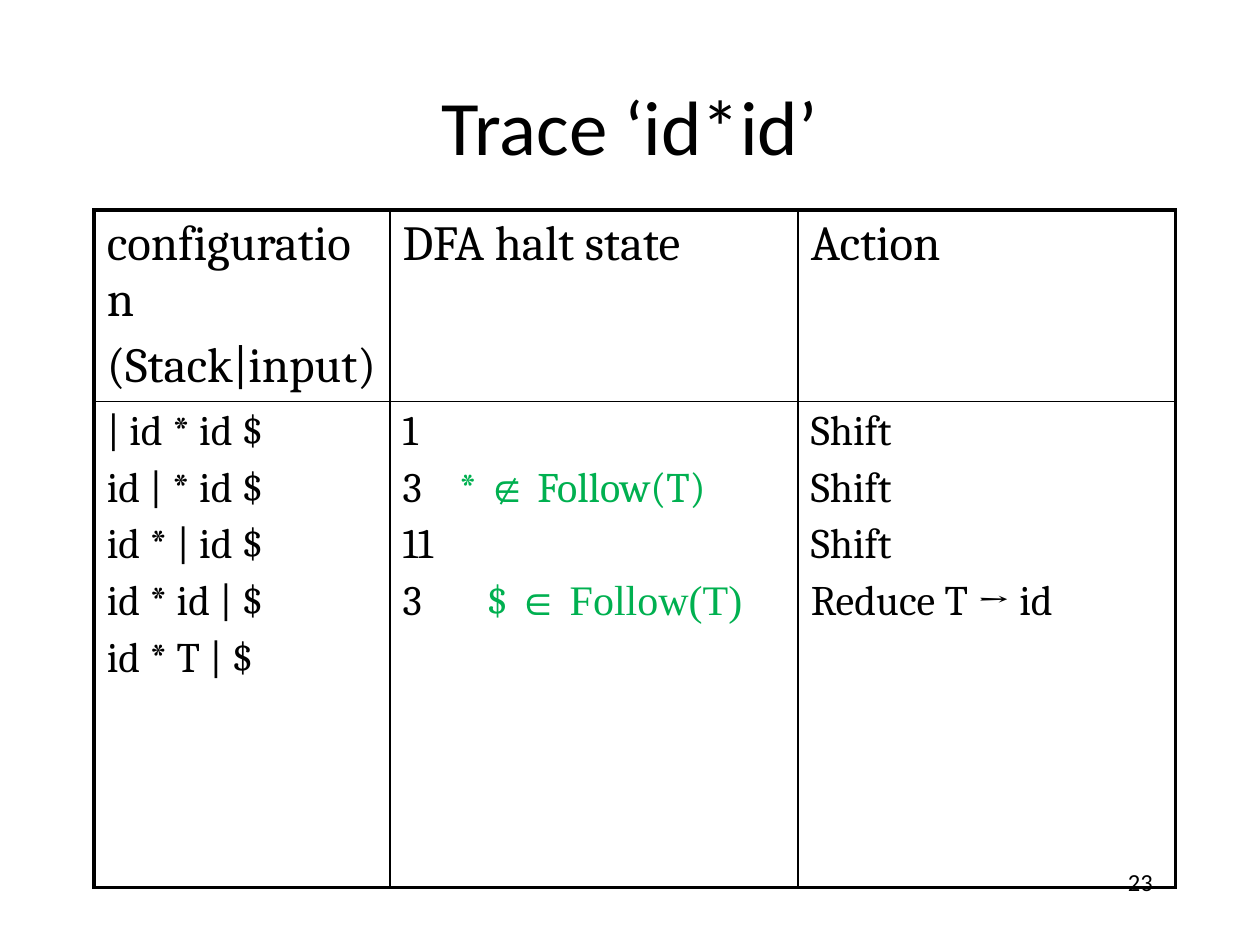
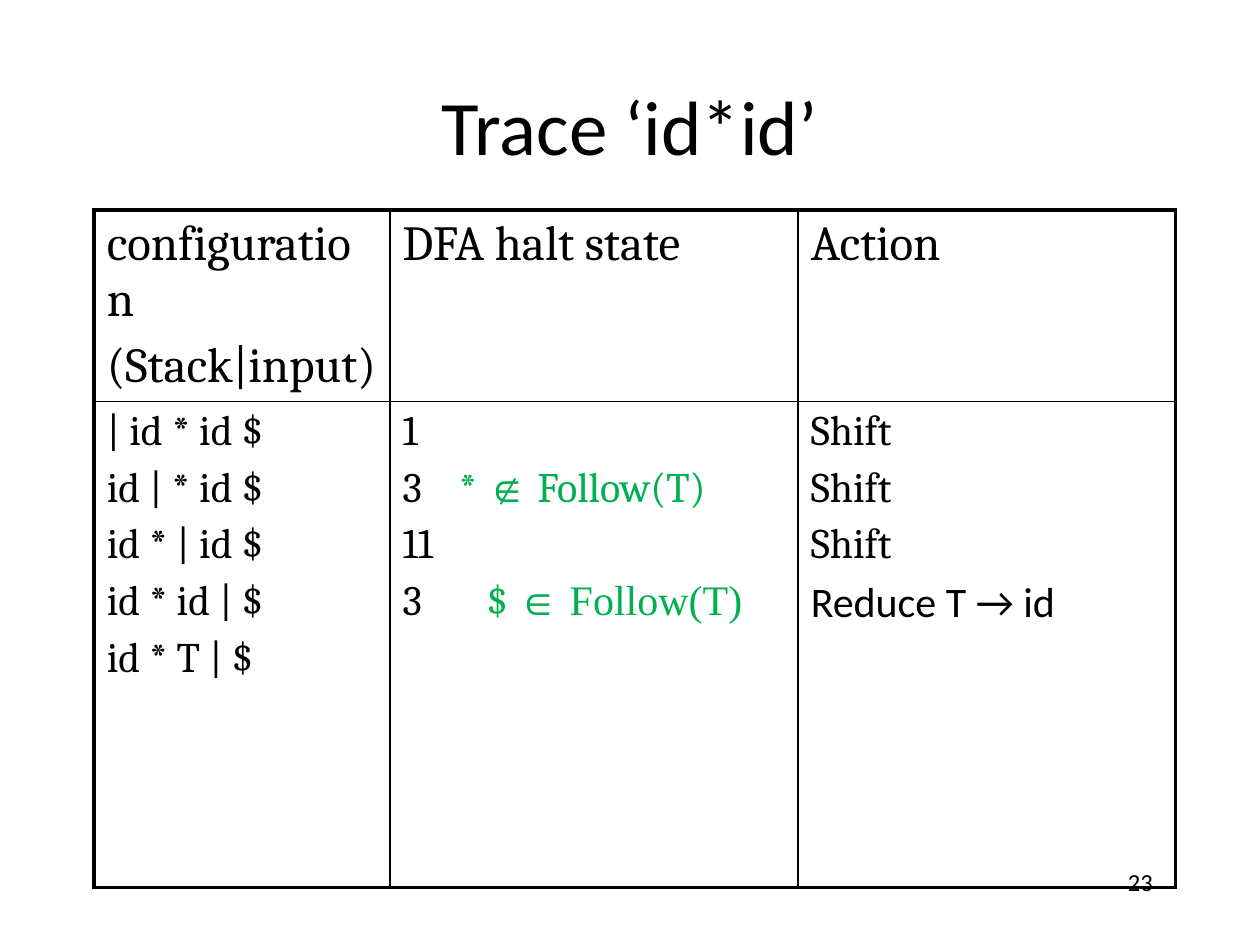
Before and after one commit to anoopsarkar/compilers-class, a slide deck: slide 23 of assets/ppt/parsing/lr3-slr_1-parsing.pptx. Drawn at 1260x945 pixels with LibreOffice and Linux fonts; fonts in the diff are those of the drawing. Boxes give left, top, right and bottom in pixels: in the first picture for what was removed or moved away, otherwise in the second. Text is boxed around its words. In the diff, an @@ line names an element or a change of style, - is before the commit and + after.

Commit message:
replaced master slide with Calibri font version

```diff
--- a/assets/ppt/parsing/lr3-slr_1-parsing.pptx
+++ b/assets/ppt/parsing/lr3-slr_1-parsing.pptx
@@ table at bbox=[94, 210, 1177, 839] @@
@@ font Cambria to Calibri in "Reduce T → id" @@
```
Also in this commit, not shown: 17 other slides changed, 4 other files.
